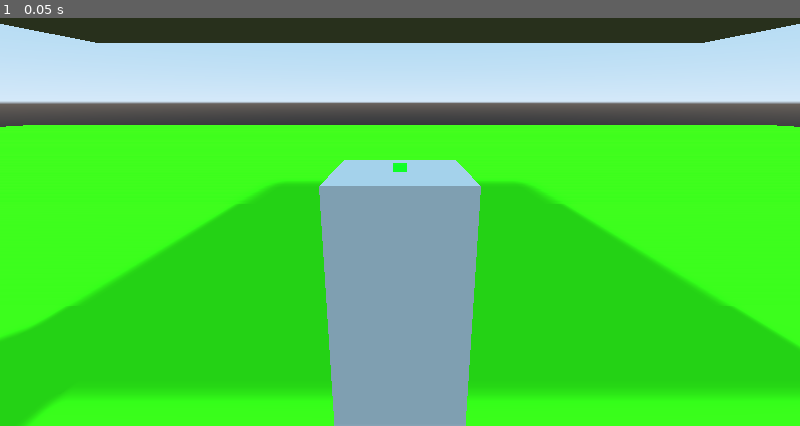
Above: before the commit, frame 1.
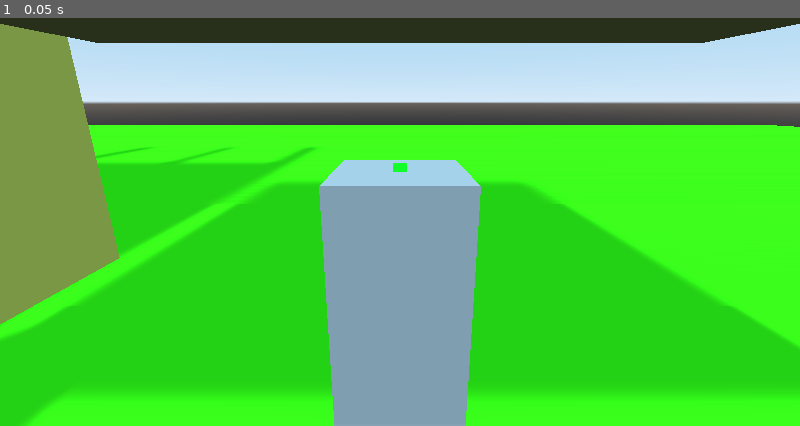
Above: after the commit, the same moment.

Repository: binaryorange/ECC
Game: Godot game, scene res://Testing.tscn
Same seed, same stepped clock (60 frames per second), same inputs: the game is played once before the commit and once after it.
Inputs:
- Up to frame 1 (0.05 s): no input

The runs differ from the first frame. In frame 1, 10% of the frame differs, in the area x 0-40%, y 1-75%.

Commit message:
Pushing ECCS
Renaming project to ECCS - Enchanced ClippedCamera Setup.

Diff:
--- a/CameraController.gd
+++ b/CameraController.gd
@@ -1,41 +1,65 @@
 extends Spatial
 
-
-export (NodePath) var Exception
+# This is the exception that will be added to EVERY ClippedCamera.
+# This is so that we don't clip to ourselves!
+export (NodePath) var ClippedCameraException
+
+# This is the array that stores ALL of the ClippedCameras.
+# Each camera is then accessed with the zoom variable to properly get the correct camera
+# at each zoom level. Pretty clever, eh?
 export (Array,NodePath) var cam_array = []
+
+# This is the camera that will actually be used to display the scene.
 export (NodePath) var ViewCam
 
-# rotation
+# Rotation speed for the camera
 export (float) var RotationSpeed = 2.0
 
-# weight for camera lerp
+# Weight for camera lerp. Effectively used as the lerping speed. Default is 0.03, but you can change it.
 export (float) var LerpWeight = 0.03
 
+# By default, this is set to 5 - which is the offset of the ClipCam's local z relative to their parent nodes.
+# You *can* change this, but it may cause inaccurate distances!
 export (float) var CameraDistanceOffset = 5.0
 
-# limit for camera clipping at zoom level 3
-# if this angle is exceeded, the camera will clip as normal despite being zoomed out fully
-export (float) var MaxZoomAngleLimit = -18.0
-
-export (float) var ClipDistanceMultiplier = 1.5
-
-export (float) var MaxOccludeDistance = 3.0
-
-
-# private variables
+# This multiplies the current clip camera's clip offset.
+# Change this if you'd like it clip in closer, further away, or even BACKWARDS.
+# By default, set to 0.25 so that it divides the clip offset to be a bit of a tighter zoom.
+export (float) var ClipDistanceMultiplier = 0.25
+
+# This is the maximum distance an object needs to be away from the view camera to not clip through.
+# By default set to 5, since that seemed to be the number that played the nicest!
+export (float) var MaxOccludeDistance = 5.0
+
+# This is the maximum angle the camera can look up before switching to the ConfinedSpaceCam
+# 18 by default, but can be adjusted to better suit your needs.
+export (float) var MaxAngleLimit = 18.0
+
+# node variables
 var yGimbal
 var xGimbal
 var viewCam
 
+# input and other variables
 var zoom = 0
-var oldDistance
+var oldZoom = 0
+var oldClipCamera
+var confinedSpaceCam
 var newDistance
 var cam_right
 var cam_up
 
-var distance_array = []
+# we use this array to store the distances of each ClipCamera at runtime so we don't have to worry about
+# swapping and changing around values
+var viewcam_distance_array = []
+
+# we use this array to store the local z of the clipcamera relative to its parent.
+# this is so we can properly calculate the offset when we use the ConfinedSpaceCam, which has a different
+# local z value (because it needs to be a tighter view)
+var clipcam_offset_array = []
 
 var clipCamera = true
+var inConfinedSpace = false
 
 # use this to switch between debug camera and regular view camera
 var isDebugCameraActive = false
@@ -52,13 +76,22 @@
 
 	# add the Exception node to every ClippedCamera in cam_array
 	for cam in range(cam_array.size()):
-		get_node(cam_array[cam]).add_exception(get_node(Exception))
-		print(get_node(cam_array[cam]).name + " received " + get_node(Exception).name + " as collision exception at " + str(OS.get_time()))
-
-		# add the transform.z value to each distance_array element
-		distance_array.insert(cam, get_node(cam_array[cam]).get_parent().transform.origin.z)
-
-	# disable the second and third clip cameras automatically
+		get_node(cam_array[cam]).add_exception(get_node(ClippedCameraException))
+		print(get_node(cam_array[cam]).name + " received " + get_node(ClippedCameraException).name + " as collision exception at " + str(OS.get_time()))
+
+		# add the transform.z value of the clipcam's parent to each viewcam_distance_array element
+		viewcam_distance_array.insert(cam, get_node(cam_array[cam]).get_parent().transform.origin.z)
+
+		# now store the offset of each clipcam and its parent
+		clipcam_offset_array.insert(cam, get_node(cam_array[cam]).transform.origin.z)
+
+		# debug logs
+		print("Added camera " + str(get_node(cam_array[cam]).name) + " to cam_array")
+		print("Added distance value " + str(viewcam_distance_array[cam]) + " to viewcam_distance_array")
+		print("Added clipcam offset value " + str(clipcam_offset_array[cam]) + " to clipcam_offset_array")
+
+
+	# disable all but the first clip camera and the confined space cam automatically
 	get_node(cam_array[1]).set_clip_to_bodies(false)
 	get_node(cam_array[2]).set_clip_to_bodies(false)
 
@@ -68,8 +101,8 @@
 	# set the view camera to the local z axis of the first clip cam
 	viewCam.transform.origin.z = get_node(cam_array[0]).transform.origin.z
 
-	# default oldDistance
-	oldDistance = get_node(cam_array[0]).transform.origin.z
+	# establish the confinedSpaceCam
+	confinedSpaceCam = get_node(cam_array[3])
 
 
 func _process(delta):
@@ -110,8 +143,6 @@
 	# store the xGimbal's x rotation
 	var x_rot = xGimbal.rotation_degrees.x
 
-	var oldZ = current_clip_cam.get_parent().transform.origin.z
-
 	# cast a ray from the View Camera to the player. If an object is in the way,
 	# calculate the distance between it and the camera. If it is less than the Max Occlude Distance,
 	# ALWAYS clip and pull through, but if it is more than or equal to the Occlude Distance, ignore it
@@ -125,15 +156,29 @@
 		# calculate distance
 		var distance_between = (viewCam.global_transform.origin - ray_cast.collider.global_transform.origin)
 
-		if distance_between.length() < MaxOccludeDistance:
+		if distance_between.length() < MaxOccludeDistance*viewcam_distance_array[zoom]:
 			clipCamera = true
 		else:
-			# now check if we are not doing any left/right camera rotation, or if we're
-			# rotating above the Max Zoom Angle Limit. CLip through if they are true.
-			if x_rot < MaxZoomAngleLimit or x_rot > abs(MaxZoomAngleLimit):
-				clipCamera = true
-			else:
-				clipCamera = false
+			clipCamera = false
+
+		# now check to see if the player has rotated the camera up or down and then see if
+		# the confined space cam is clipping the top of any geometry present. If it is, then we
+		# clip through to it!
+#		if x_rot <= viewcam_distance_array[zoom]*2 or x_rot > viewcam_distance_array[zoom]*2:
+#
+#			# switch to the confinedspacecam by updating the zoom index
+#			oldZoom = zoom
+#			zoom = 3
+#
+#			clipCamera = true
+#
+#		else:
+#			if oldZoom > -1:
+#				print("oldZoom " + str(oldZoom) + " this zoom " + str(zoom))
+#				zoom = oldZoom
+#				clipCamera = false
+#				oldZoom = -1
+#				print("oldZoom " + str(oldZoom) + " this zoom " + str(zoom))
 
 	if clipCamera:
 		# store the clip offset of the current clip camera
@@ -149,21 +194,19 @@
 
 
 	# calculate the distance from the camera back to the player.
-	# if it is less than the current value in distance_array, set the local Z of the target
+	# if it is less than the current value in viewcam_distance_array, set the local Z of the target
 	# of the current ClipCamera to that exact value, to "push" the camera forward to keep the player in sight!
 	if zoom > 0:
 
 		var distance_between2 = (viewCam.global_transform.origin - get_parent().global_transform.origin)
 
-		if distance_between2.length() < distance_array[zoom]:
+		if distance_between2.length() < viewcam_distance_array[zoom]:
 			current_clip_cam.get_parent().transform.origin.z = viewCam.transform.origin.z
 	elif current_clip_cam.get_clip_offset() == 0:
-		current_clip_cam.get_parent().transform.origin.z = distance_array[zoom]
-
-
+		current_clip_cam.get_parent().transform.origin.z = viewcam_distance_array[zoom]
 
 	# set the z position of the viewCam to the lerped distance
-	viewCam.transform.origin.z = lerp(viewCam.transform.origin.z, distance_array[zoom] + CameraDistanceOffset, LerpWeight)
+	viewCam.transform.origin.z = lerp(viewCam.transform.origin.z, viewcam_distance_array[zoom] + CameraDistanceOffset, LerpWeight)
 
 func _update_active_clip_camera():
 
@@ -173,21 +216,17 @@
 		get_node(cam_array[1]).set_clip_to_bodies(false)
 		get_node(cam_array[2]).set_clip_to_bodies(false)
 		print(get_node(cam_array[0]).name + ": Clipping set to: " + str(get_node(cam_array[0]).is_clip_to_bodies_enabled()))
-		print(get_node(cam_array[1]).name + ": Clipping set to: " + str(get_node(cam_array[1]).is_clip_to_bodies_enabled()))
-		print(get_node(cam_array[2]).name + ": Clipping set to: " + str(get_node(cam_array[2]).is_clip_to_bodies_enabled()))
+
 	elif zoom == 1 and !get_node(cam_array[1]).is_clip_to_bodies_enabled():
 		get_node(cam_array[0]).set_clip_to_bodies(false)
 		get_node(cam_array[1]).set_clip_to_bodies(true)
 		get_node(cam_array[2]).set_clip_to_bodies(false)
-		print(get_node(cam_array[0]).name + ": Clipping set to: " + str(get_node(cam_array[0]).is_clip_to_bodies_enabled()))
 		print(get_node(cam_array[1]).name + ": Clipping set to: " + str(get_node(cam_array[1]).is_clip_to_bodies_enabled()))
-		print(get_node(cam_array[2]).name + ": Clipping set to: " + str(get_node(cam_array[2]).is_clip_to_bodies_enabled()))
+
 	elif zoom == 2 and !get_node(cam_array[2]).is_clip_to_bodies_enabled():
 		get_node(cam_array[0]).set_clip_to_bodies(false)
 		get_node(cam_array[1]).set_clip_to_bodies(false)
 		get_node(cam_array[2]).set_clip_to_bodies(true)
-		print(get_node(cam_array[0]).name + ": Clipping set to: " + str(get_node(cam_array[0]).is_clip_to_bodies_enabled()))
-		print(get_node(cam_array[1]).name + ": Clipping set to: " + str(get_node(cam_array[1]).is_clip_to_bodies_enabled()))
 		print(get_node(cam_array[2]).name + ": Clipping set to: " + str(get_node(cam_array[2]).is_clip_to_bodies_enabled()))
 
 func _switch_camera():
--- a/Player.gd
+++ b/Player.gd
@@ -6,6 +6,9 @@
 var velocity = Vector3(0, 0, 0)
 var gravity = 0
 
+var v
+var h
+
 
 # Called when the node enters the scene tree for the first time.
 func _ready():
@@ -13,14 +16,9 @@
 
 func _physics_process(delta):
 
-#	if !is_on_floor():
-#		gravity += Gravity * delta
-#	else:
-#		gravity = 0
-
 	# get the input
-	var h = Input.get_action_strength("move_right") - Input.get_action_strength("move_left")
-	var v = Input.get_action_strength("move_down") - Input.get_action_strength("move_up")
+	h = Input.get_action_strength("move_right") - Input.get_action_strength("move_left")
+	v = Input.get_action_strength("move_down") - Input.get_action_strength("move_up")
 
 	velocity = Vector3(h, gravity, v) * MoveSpeed * delta
 
--- a/TestPlayer.tscn
+++ b/TestPlayer.tscn
@@ -69,11 +69,11 @@
 __meta__ = {
 "_editor_description_": ""
 }
-Exception = NodePath("..")
-cam_array = [ NodePath("XGimbal/CamTarget1/ClipCam1"), NodePath("XGimbal/CamTarget2/ClipCam2"), NodePath("XGimbal/CamTarget3/ClipCam3") ]
+ClippedCameraException = NodePath("..")
+cam_array = [ NodePath("XGimbal/CamTarget1/ClipCam1"), NodePath("XGimbal/CamTarget2/ClipCam2"), NodePath("XGimbal/CamTarget3/ClipCam3"), NodePath("XGimbal/ConfinedSpaceCam/ConfnedSpaceCam") ]
 ViewCam = NodePath("XGimbal/ViewCam")
-ClipDistanceMultiplier = 0.25
-MaxOccludeDistance = 5.0
+MaxOccludeDistance = 10.0
+MaxAngleLimit = 10.0
 
 [node name="XGimbal" type="Spatial" parent="YGimbal"]
 
@@ -128,5 +128,19 @@
 mesh = SubResource( 10 )
 material/0 = null
 
+[node name="ConfinedSpaceCam" type="Spatial" parent="YGimbal/XGimbal"]
+transform = Transform( 1, 0, 0, 0, 1, 0, 0, 0, 1, 0, 2, 0 )
+
+[node name="ConfnedSpaceCam" type="ClippedCamera" parent="YGimbal/XGimbal/ConfinedSpaceCam"]
+transform = Transform( 1, 0, 0, 0, 1, 0, 0, 0, 1, 0, 0, 6 )
+doppler_tracking = 1
+process_mode = 1
+__meta__ = {
+"_editor_description_": "This is the ClippedCamera that is to be used when the player enters very tight spaces, or when the player moves the camera all the way up or down, such as when the camera contacts the floor, or there is geometry above the player and the camera should show the player instead.
+
+It is not checking for any collisions until the player has met either of that criteria!
+"
+}
+
 [node name="DebugCamera" type="Camera" parent="."]
 transform = Transform( -4.37114e-008, 0, 1, 0, 1, 0, -1, 0, -4.37114e-008, 14, 3, 8 )
--- a/Testing.tscn
+++ b/Testing.tscn
@@ -101,6 +101,59 @@
 [node name="CollisionShape" type="CollisionShape" parent="Ceiling/Ceiling"]
 shape = SubResource( 8 )
 
+[node name="Ceiling2" type="MeshInstance" parent="."]
+transform = Transform( 10, 0, 0, 0, 1, 0, 0, 0, 10, -23, 12, -10 )
+mesh = SubResource( 6 )
+material/0 = SubResource( 7 )
+__meta__ = {
+"_editor_description_": ""
+}
+
+[node name="Ceiling" type="StaticBody" parent="Ceiling2"]
+
+[node name="CollisionShape" type="CollisionShape" parent="Ceiling2/Ceiling"]
+transform = Transform( 1, 0, 0, 0, 1, 0, 0, 0, 1, 0, 0, 0 )
+shape = SubResource( 8 )
+
+[node name="Ceiling3" type="MeshInstance" parent="."]
+transform = Transform( -4.37114e-007, -1, 0, 10, -4.37114e-008, 0, 0, 0, 10, -34, 10, -10 )
+mesh = SubResource( 6 )
+material/0 = SubResource( 7 )
+__meta__ = {
+"_editor_description_": ""
+}
+
+[node name="Ceiling" type="StaticBody" parent="Ceiling3"]
+
+[node name="CollisionShape" type="CollisionShape" parent="Ceiling3/Ceiling"]
+shape = SubResource( 8 )
+
+[node name="Ceiling4" type="MeshInstance" parent="."]
+transform = Transform( -4.37114e-007, -1, 0, 10, -4.37114e-008, 0, 0, 0, 10, -23, 10, -10 )
+mesh = SubResource( 6 )
+material/0 = SubResource( 7 )
+__meta__ = {
+"_editor_description_": ""
+}
+
+[node name="Ceiling" type="StaticBody" parent="Ceiling4"]
+
+[node name="CollisionShape" type="CollisionShape" parent="Ceiling4/Ceiling"]
+shape = SubResource( 8 )
+
+[node name="Ceiling5" type="MeshInstance" parent="."]
+transform = Transform( -4.37114e-007, -1, 0, 10, -4.37114e-008, 0, 0, 0, 10, -12, 10, -10 )
+mesh = SubResource( 6 )
+material/0 = SubResource( 7 )
+__meta__ = {
+"_editor_description_": ""
+}
+
+[node name="Ceiling" type="StaticBody" parent="Ceiling5"]
+
+[node name="CollisionShape" type="CollisionShape" parent="Ceiling5/Ceiling"]
+shape = SubResource( 8 )
+
 [node name="Cylinder" type="MeshInstance" parent="."]
 transform = Transform( 1, 0, 0, 0, 4, 0, 0, 0, 1, 0, 4, 10 )
 mesh = SubResource( 9 )
